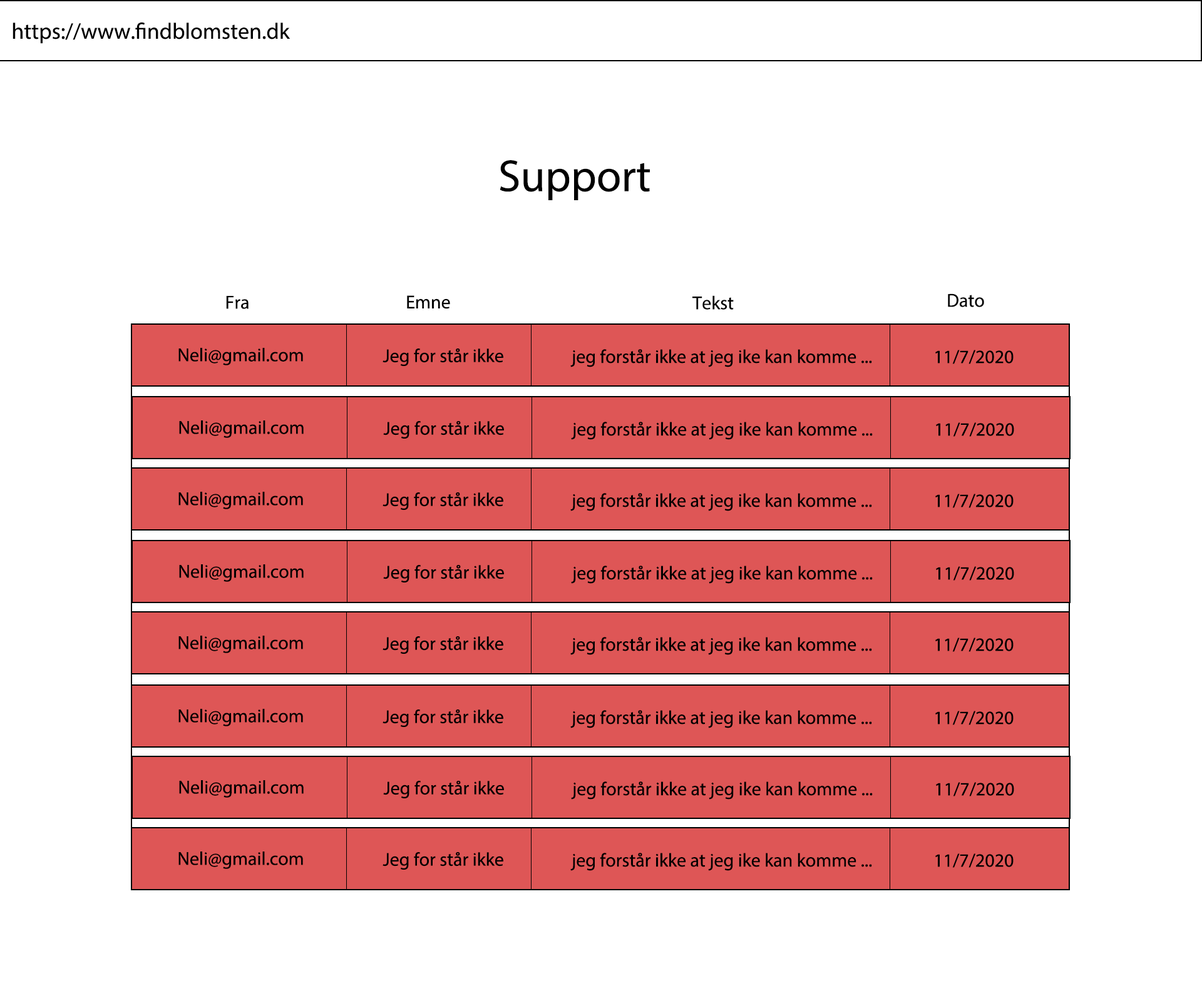
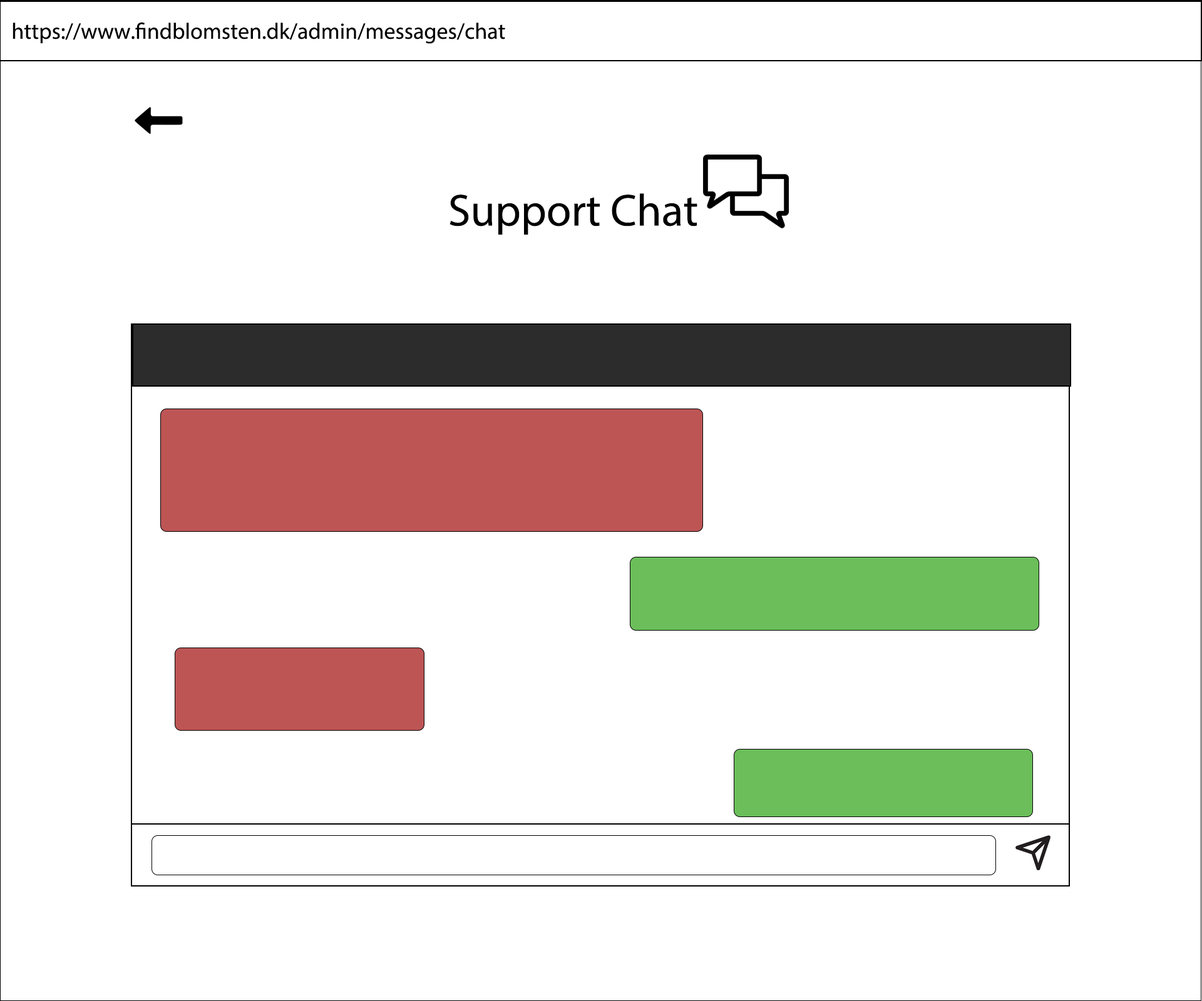
Two versions of the same layered image (1202 x 1001). Layer-by-layer changes:
added layer "Rectangle 1" (1st of 2, in "Artboard 1") in group "Artboard 1" over (0, 1, 1202, 1001)
added layer "Rounded Rectangle 5" in group "Artboard 1" over (733, 749, 1033, 818)
added layer "Rounded Rectangle 4" in group "Artboard 1" over (174, 647, 425, 732)
added layer "Rounded Rectangle 3" in group "Artboard 1" over (629, 557, 1039, 631)
added layer "Rounded Rectangle 2" in group "Artboard 1" over (160, 408, 703, 532)
added layer "Layer 2" in group "Artboard 1" over (702, 153, 789, 229)
renamed "Shape 1" to "Rounded Rectangle 1", painted on it over (151, 827, 996, 890)
painted on "Brugere Kasse04" (1st of 2, in "Artboard 1" › "Body") over (130, 823, 1070, 891)
removed layer "jeg forstår ikke at jeg ike kan komme ..." (2nd of 8, in "Artboard 1" › "Body") from group "Body" over (570, 781, 873, 800)
painted on "Brugere Kasse04" (2nd of 2, in "Artboard 1" › "Body") over (132, 323, 1071, 820)
removed layer "Brugere Kasse04" (3rd of 8, in "Artboard 1" › "Body") from group "Body" over (132, 684, 1069, 748)
removed layer "Brugere Kasse04" (4th of 8, in "Artboard 1" › "Body") from group "Body" over (132, 611, 1069, 675)
removed layer "jeg forstår ikke at jeg ike kan komme ..." (5th of 8, in "Artboard 1" › "Body") from group "Body" over (570, 565, 873, 584)
removed layer "Brugere Kasse04" (5th of 8, in "Artboard 1" › "Body") from group "Body" over (132, 540, 1071, 604)
removed layer "Brugere Kasse04" (6th of 8, in "Artboard 1" › "Body") from group "Body" over (132, 467, 1069, 531)
removed layer "Brugere Kasse04" (7th of 8, in "Artboard 1" › "Body") from group "Body" over (132, 396, 1071, 460)
removed layer "Brugere Kasse04" (8th of 8, in "Artboard 1" › "Body") from group "Body" over (132, 324, 1070, 386)
renamed "Support" to "Support Chat", painted on it over (449, 160, 698, 235)
…and 60 more changes (2 added, 1 painted, 57 removed, 1 renamed)
